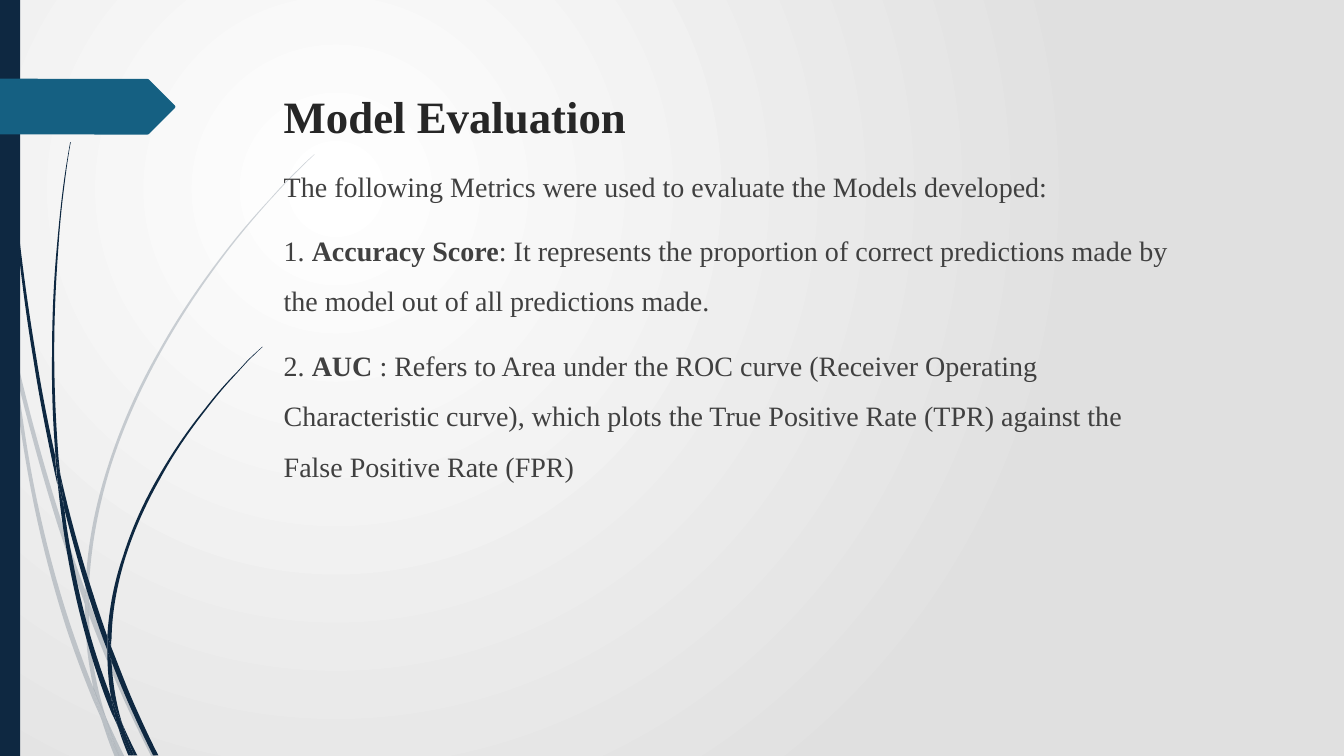
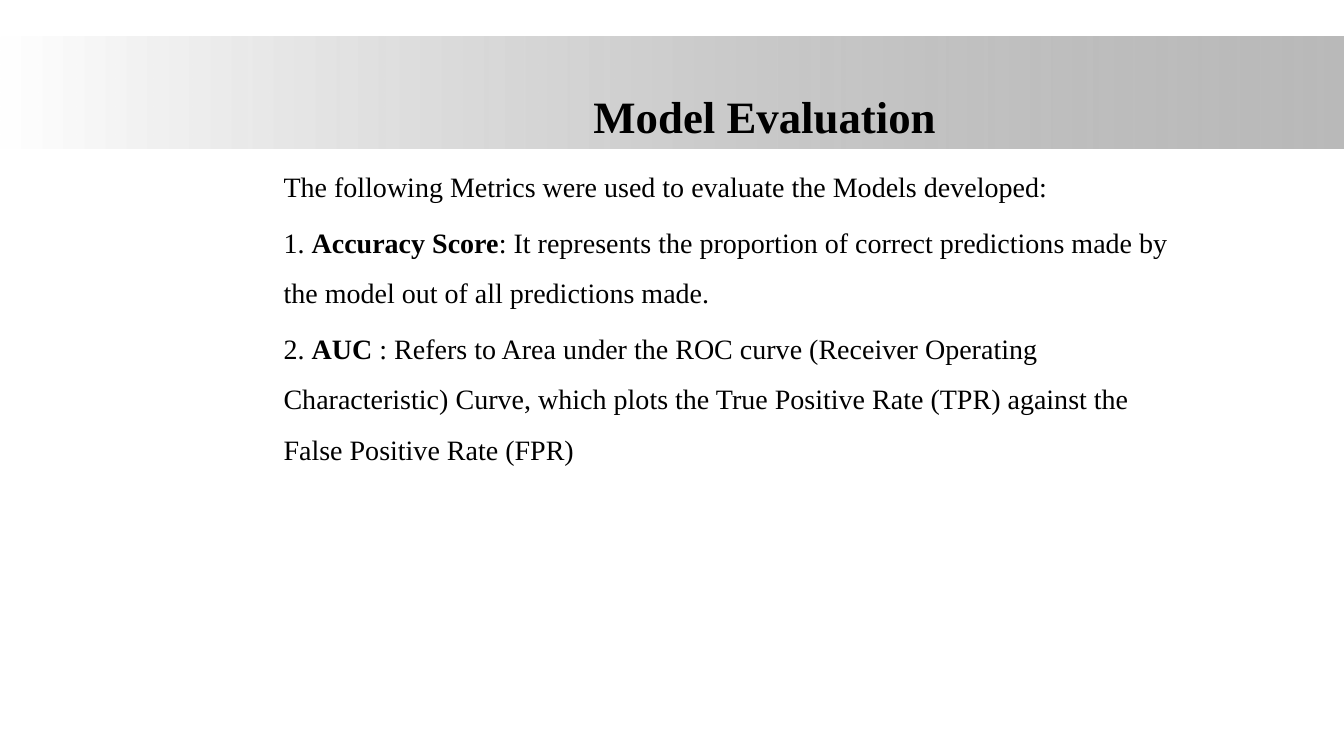
Before and after one commit to James-tech4/JAMES-PHASE-3-DSPT-8-PROJECT, a slide deck: slide 11 of Presentation.pptx (slide 10 before the commit). Drawn at 1344x756 pixels with LibreOffice and Linux fonts; fonts in the diff are those of the drawing; background and template pictures are left out. Boxes give left, top, right and bottom in pixels: in the first picture for what was removed or moved away, otherwise in the second. Text is boxed around its words. In the diff, an @@ line names an element or a change of style, - is before the commit and + after.

```diff
--- a/Presentation.pptx
+++ b/Presentation.pptx
@@ background gradient #FFFFFF to #E1E1E1 to #FFFFFF @@
@@ rectangle removed at (0,0,20,756) @@
@@ rectangle added at (0,36,1344,147), fill gradient #FFFFFF to #808080 @@
@@ freeform shape removed at (0,79,175,134) @@
@@ title "Model Evaluation" at (593,102,936,134): text colour #262626 to #000000; alignment left to centre; vertical alignment top to middle @@
@@ text at (284,177,1167,308): text colour #404040 to #000000 in "The following Metrics were used to evaluate ...", "1. Accuracy Score: It represents the proportion ..."; less space between paragraphs @@
@@ text at (284,339,1128,465): text changed; text colour #404040 to #000000 @@
-2. AUC : Refers to Area under the ROC curve (Receiver Operating Characteristic curve), which plots the True Positive Rate (TPR) against the False Positive Rate (FPR)
+2. AUC : Refers to Area under the ROC curve (Receiver Operating Characteristic) Curve, which plots the True Positive Rate (TPR) against the False Positive Rate (FPR)
@@ group removed at (0,154,315,756): 10 freeform shapes @@
@@ group removed at (3,0,262,756): 12 freeform shapes @@
```
Also in this commit, not shown: 21 other slides changed, 1 slide added, 1 other file.
